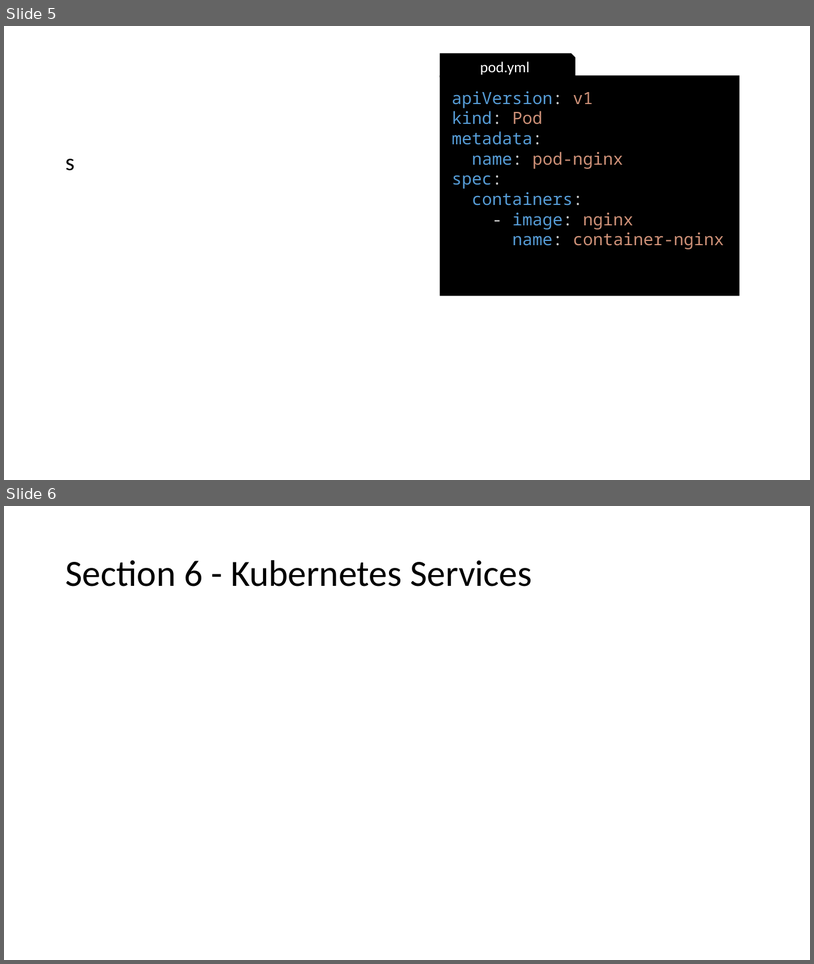
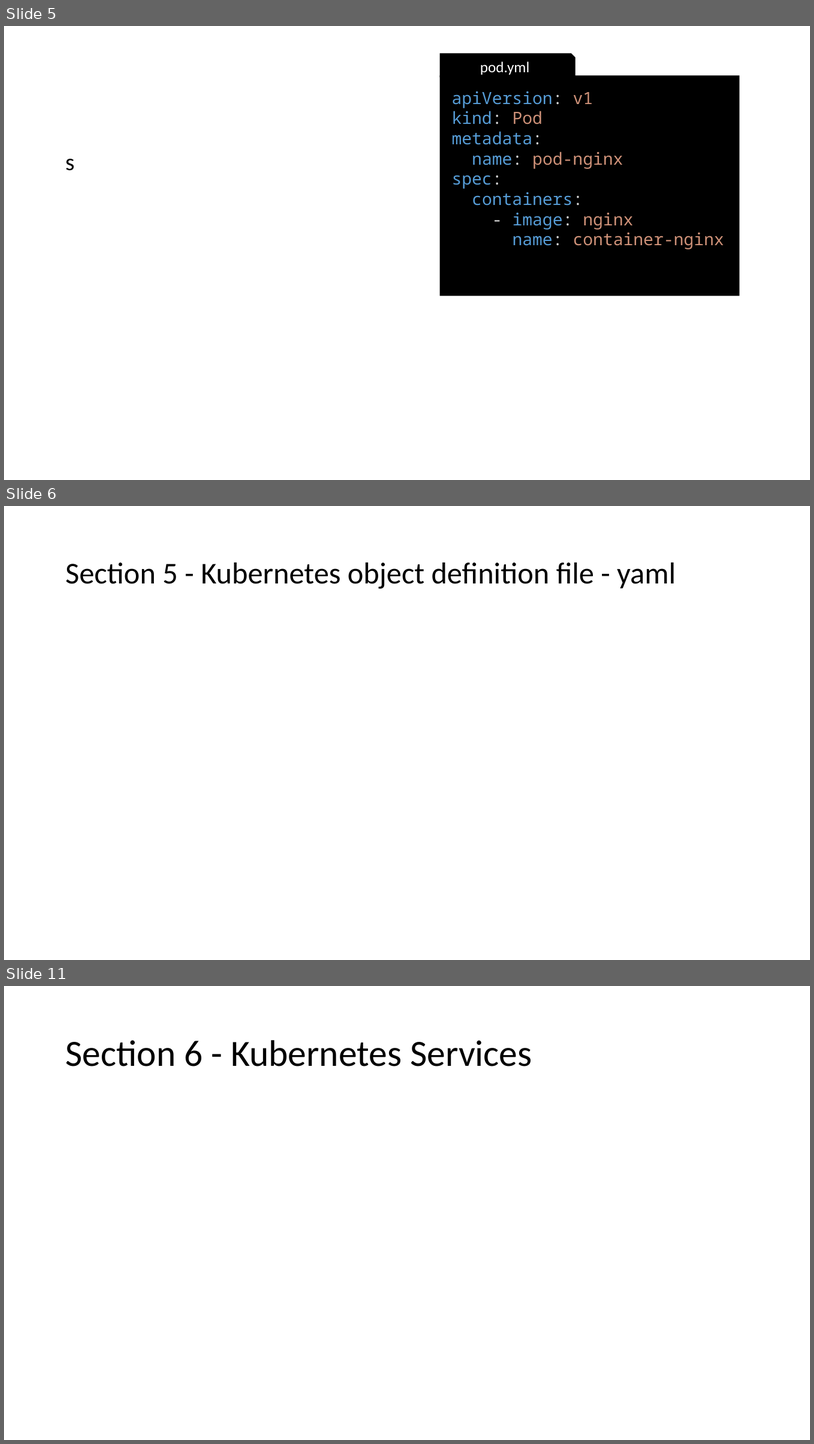
Before and after one commit to gerassimos/kgs, a slide deck: docs/images/slides_images.pptx. Shown one above the other, each under a label of ours: slides 5 and 6 before the commit, slides 5, 6 and 11 after it; the slides between them are not shown. The pictures are 814x964 and 814x1444 pixels, drawn with LibreOffice and Linux fonts; fonts in the diff are those of the drawing. Boxes give left, top, right and bottom in pixels: in the first picture for what was removed or moved away, otherwise in the second. Text is boxed around its words. In the diff, an @@ line names an element or a change of style, - is before the commit and + after.

Commit message:
update - S5 Kubernetes object definition file - yaml

```diff
--- a/docs/images/slides_images.pptx
+++ b/docs/images/slides_images.pptx
@@ slide 6 added at [4,506,810,960], background #FFFFFF @@
@@ title added at [65,562,676,589], 36 pt, text #000000 @@
+Section 5 - Kubernetes object definition file - yaml
@@ what was slide 6 is now slide 11 @@
```
Also in this commit, not shown: 4 other slides added, 7 other files.
